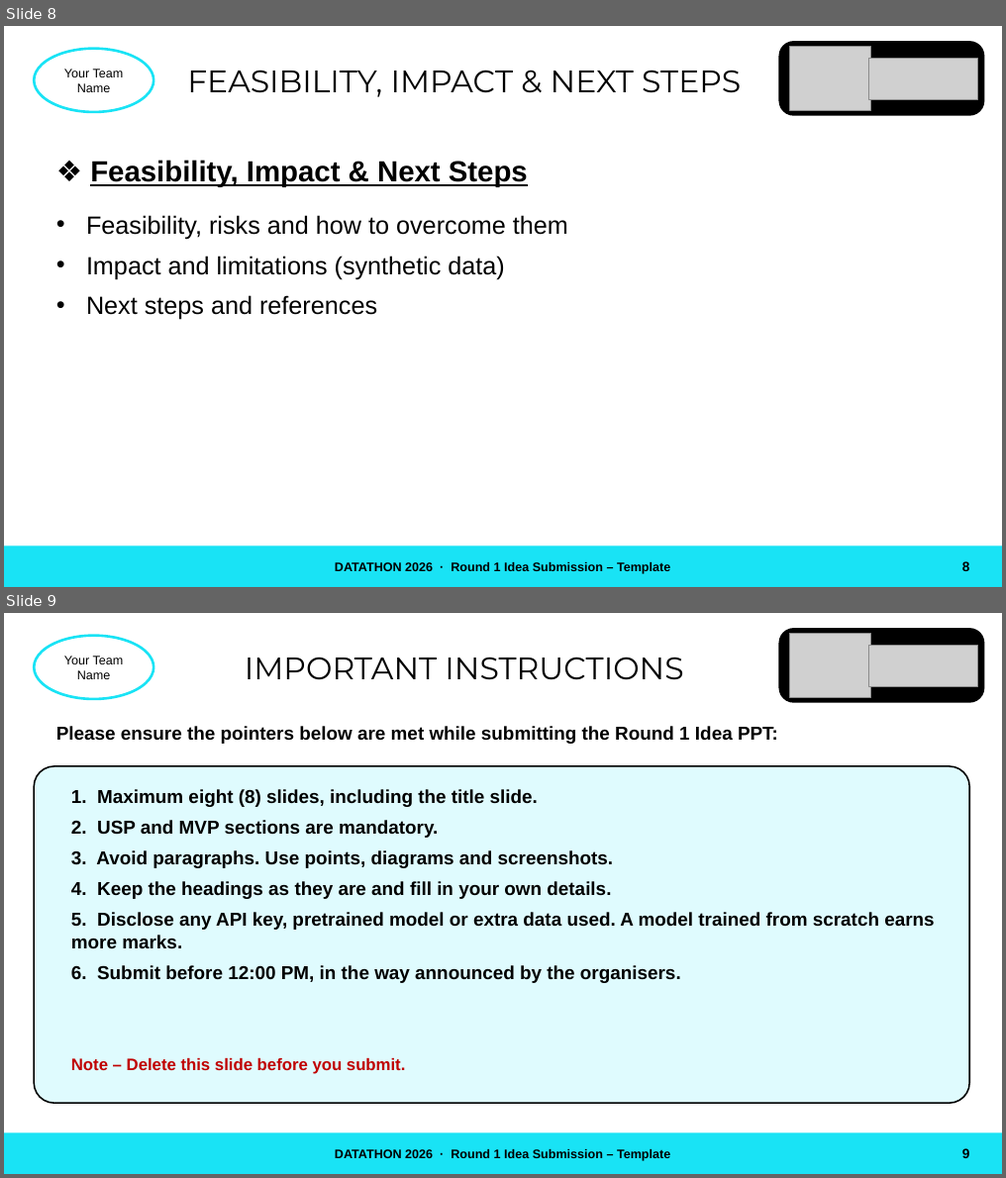
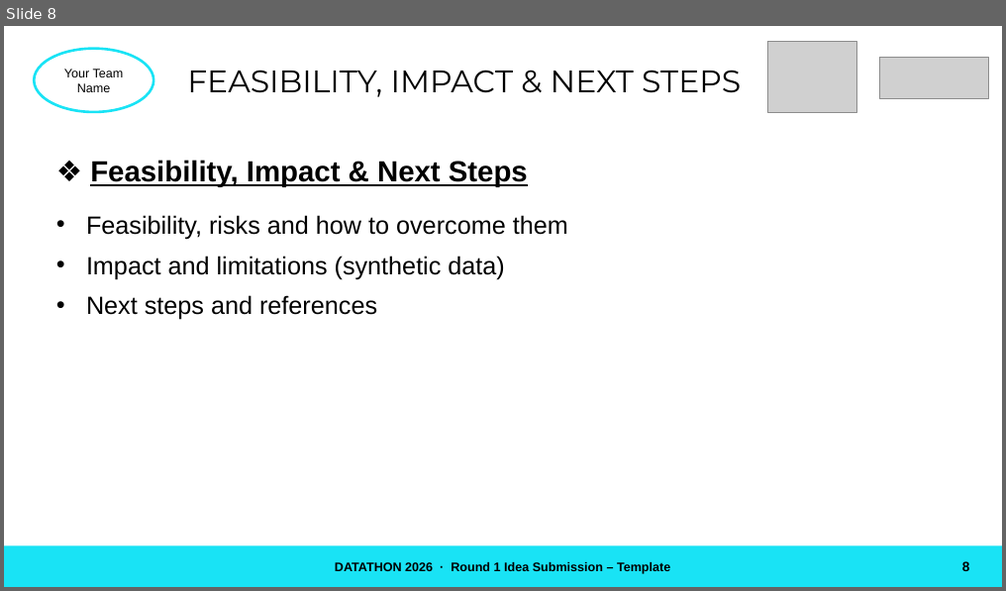
Before and after one commit to Nathan-Jamesss/DATATHON, a slide deck: site/downloads/DATATHON-Round1-Idea-PPT-Template.pptx. Shown one above the other, each under a label of ours: slides 8 and 9 before the commit, slide 8 after it. The pictures are 1006x1178 and 1006x591 pixels, drawn with LibreOffice and Linux fonts; fonts in the diff are those of the drawing; grey boxes stand for pictures. Boxes give left, top, right and bottom in pixels: in the first picture for what was removed or moved away, otherwise in the second. Text is boxed around its words. In the diff, an @@ line names an element or a change of style, - is before the commit and + after.

```diff
--- a/site/downloads/DATATHON-Round1-Idea-PPT-Template.pptx
+++ b/site/downloads/DATATHON-Round1-Idea-PPT-Template.pptx
@@ slide 9 removed at (4, 613, 1002, 1174), background #FFFFFF @@
@@ ellipse removed at (34, 636, 153, 699) @@
-Your Team Name
@@ rounded rectangle removed at (779, 628, 985, 703) @@
@@ picture removed at (790, 633, 871, 697) @@
@@ text removed at (245, 657, 683, 680) @@
-IMPORTANT INSTRUCTIONS
@@ picture removed at (868, 646, 977, 686) @@
@@ text removed at (56, 726, 778, 744) @@
-Please ensure the pointers below are met while submitting the Round 1 Idea PPT:
@@ rounded rectangle removed at (34, 766, 969, 1103) @@
@@ text removed at (71, 789, 934, 983) @@
-1. Maximum eight (8) slides, including the title slide.
-2. USP and MVP sections are mandatory.
-3. Avoid paragraphs. Use points, diagrams and screenshots.
-4. Keep the headings as they are and fill in your own details.
-5. Disclose any API key, pretrained model or extra data used. A model trained from scratch earns more marks.
-6. Submit before 12:00 PM, in the way announced by the organisers.
@@ text removed at (71, 1059, 406, 1074) @@
-Note – Delete this slide before you submit.
@@ rectangle removed at (4, 1134, 1002, 1174) @@
@@ text removed at (335, 1150, 670, 1161) @@
-DATATHON 2026 · Round 1 Idea Submission – Template
@@ text removed at (962, 1149, 970, 1158) @@
-9
@@ slide 8 changed as well @@
@@ picture: place and size @@
-picture at (790, 46, 871, 110)
+picture at (767, 41, 856, 112)
@@ rounded rectangle removed at (779, 41, 985, 116) @@
@@ picture: place and size @@
-picture at (868, 59, 977, 99)
+picture at (880, 58, 988, 98)
```
Also in this commit, not shown: 7 other slides changed, 12 other files.
